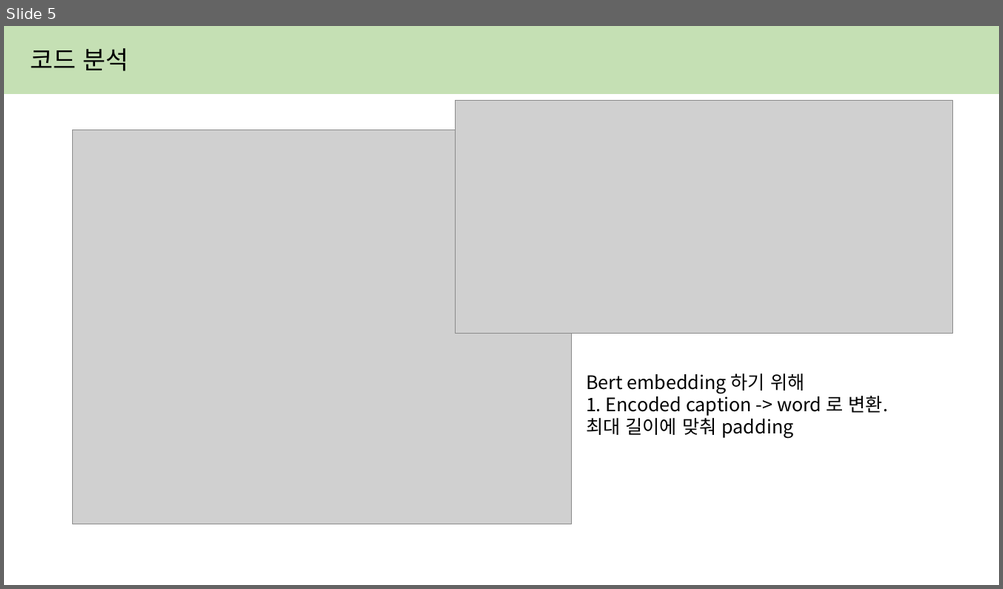
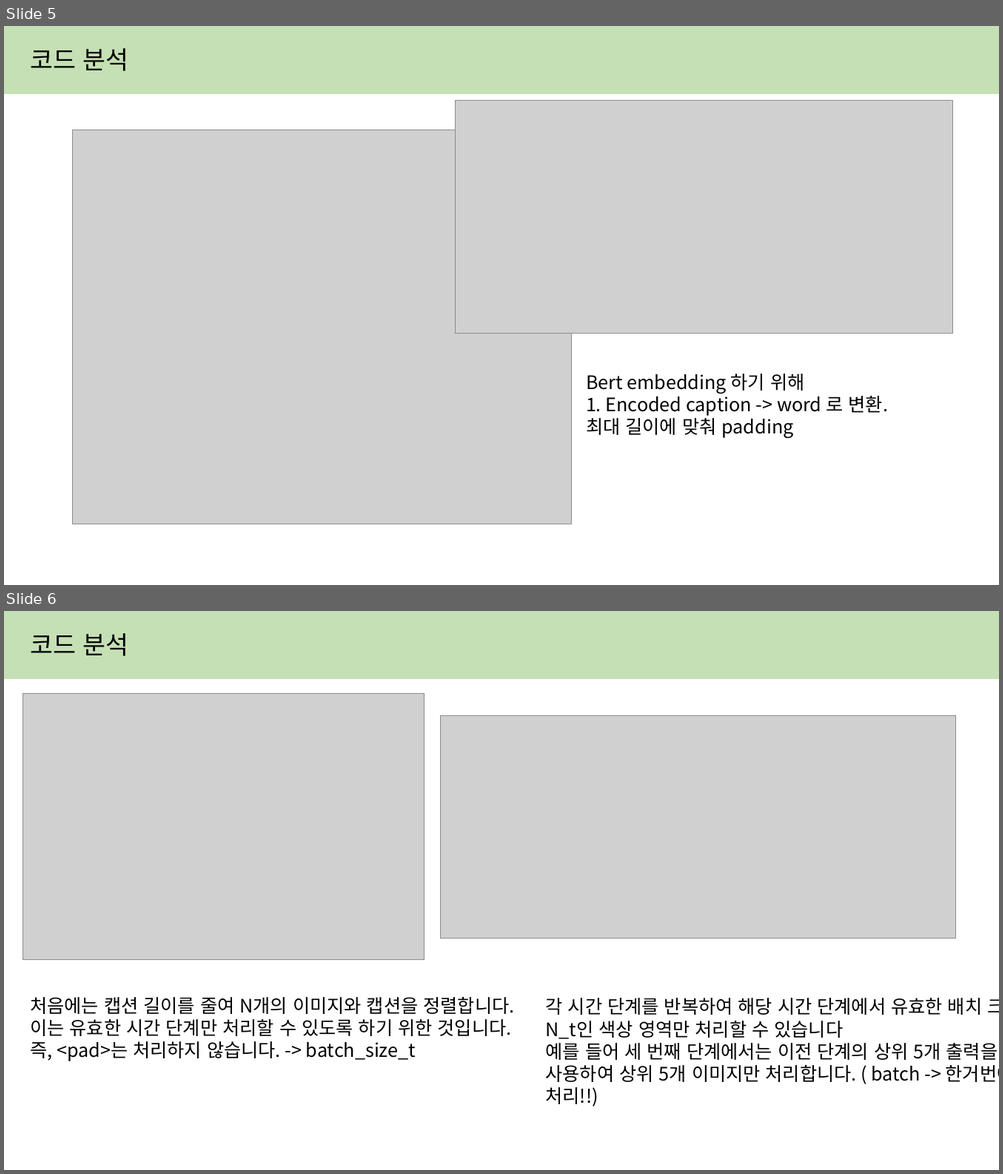
Before and after one commit to yejin087/study_image_caption, a slide deck: 6주차.pptx. Shown one above the other, each under a label of ours: slide 5 before the commit, slides 5 and 6 after it. The pictures are 1003x589 and 1003x1174 pixels, drawn with LibreOffice and Linux fonts; fonts in the diff are those of the drawing; grey boxes stand for pictures. Boxes give left, top, right and bottom in pixels: in the first picture for what was removed or moved away, otherwise in the second. Text is boxed around its words. In the diff, an @@ line names an element or a change of style, - is before the commit and + after.

Commit message:
understanding batch_size meaning
add on the ppt

```diff
--- a/6주차.pptx
+++ b/6주차.pptx
@@ slide 6 added at [4, 611, 999, 1170], background #FFFFFF @@
@@ rectangle added at [4, 611, 999, 678], fill #C5E0B4, outline #C5E0B4 1 pt @@
@@ text added at [30, 633, 129, 656], 24 pt, text #000000 @@
+코드 분석
@@ picture added at [22, 693, 424, 960] @@
@@ picture added at [441, 715, 956, 939] @@
@@ text added at [30, 997, 515, 1062], 18 pt, text #000000 @@
+처음에는 캡션 길이를 줄여 N개의 이미지와 캡션을 정렬합니다. 이는 유효한 시간 단계만 처리할 수 있도록 하기 위한 것입니다. 즉, <pad>는 처리하지 않습니다. -> batch_size_t
@@ text added at [546, 998, 999, 1107], 18 pt, text #000000 @@
+각 시간 단계를 반복하여 해당 시간 단계에서 유효한 배치 크기 N_t인 색상 영역만 처리할 수 있습니다
+예를 들어 세 번째 단계에서는 이전 단계의 상위 5개 출력을 사용하여 상위 5개 이미지만 처리합니다. ( batch -> 한거번에 처리!!)
```
Also in this commit, not shown: 1 other file.
